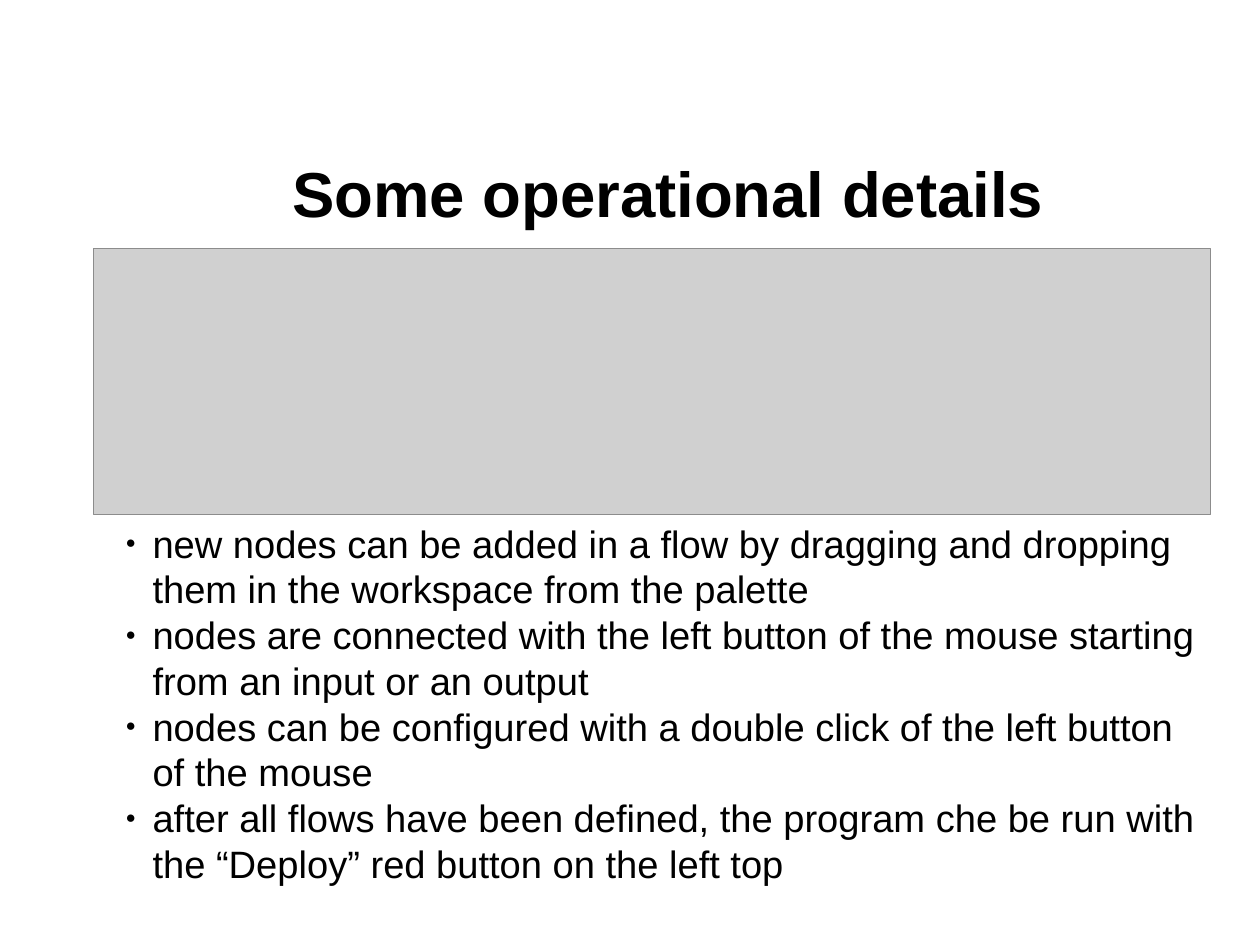
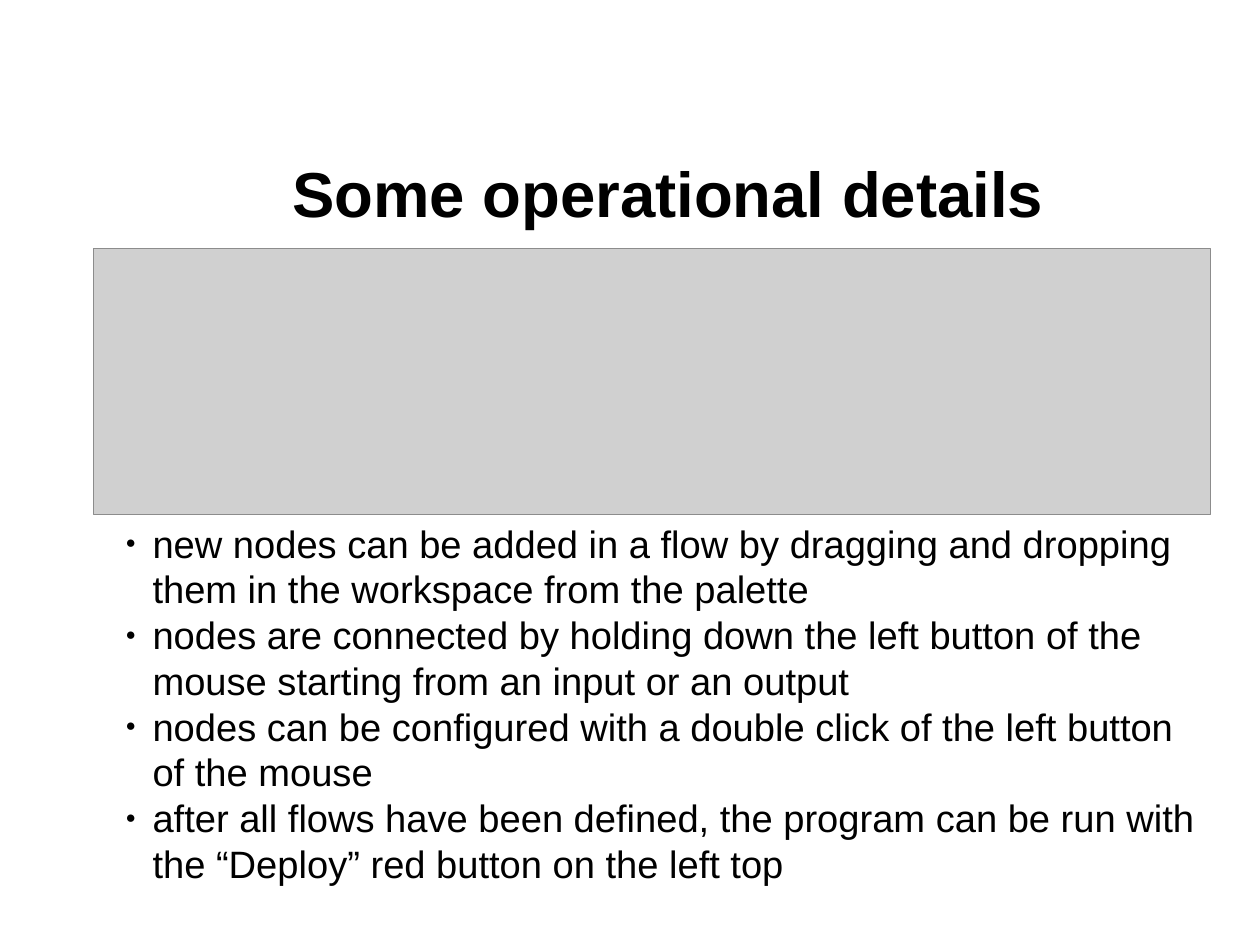
Before and after one commit to davideancona/minicorsiRAISE, a slide deck: slide 10 of iot/NodeRED_ENG.odp. Drawn at 1260x945 pixels with LibreOffice and Linux fonts; fonts in the diff are those of the drawing; grey boxes stand for pictures. Boxes give left, top, right and bottom in pixels: in the first picture for what was removed or moved away, otherwise in the second. Text is boxed around its words. In the diff, an @@ line names an element or a change of style, - is before the commit and + after.

```diff
--- a/iot/NodeRED_ENG.odp
+++ b/iot/NodeRED_ENG.odp
@@ text at <box>153,621,1141,703</box>: text changed @@
-● nodes are connected with the left button of the mouse starting from an input or an output
+● nodes are connected by holding down the left button of the mouse starting from an input or an output
@@ text at <box>153,804,1194,886</box>: text changed @@
-● after all flows have been defined, the program che be run with the “Deploy” red button on the left top
+● after all flows have been defined, the program can be run with the “Deploy” red button on the left top
```
Also in this commit, not shown: 6 other slides changed, 3 slides added, 3 slides removed, 14 other files.
